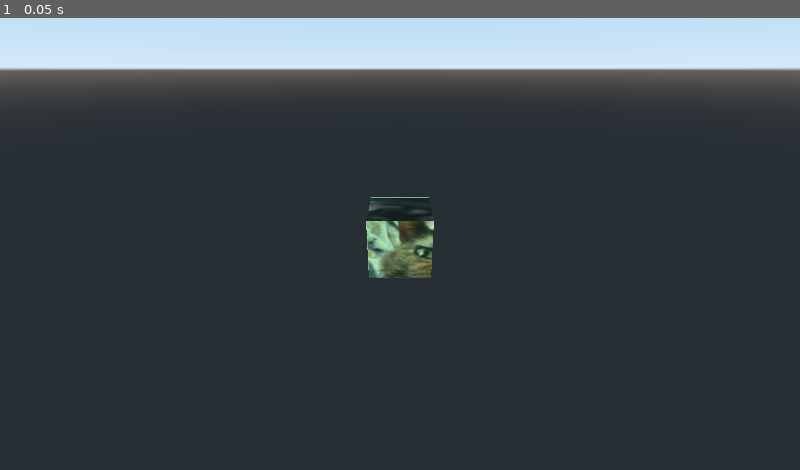
Above: before the commit, frame 1.
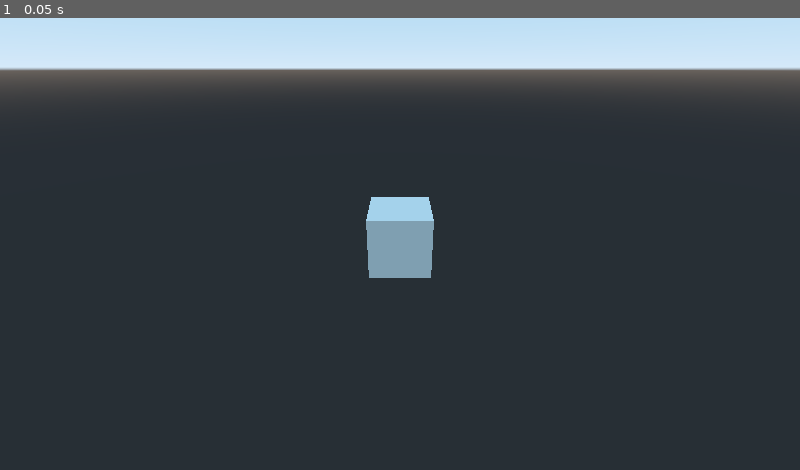
Above: after the commit, the same moment.

Repository: technicat/learngodot
Game: Godot game, scene res://scene.tscn
The game is run twice, just before and just after one commit, with the same random seed, the same clock (stepped at 60 frames per second) and the same inputs.
Inputs:
- Up to frame 1 (0.05 s): no input

The runs differ from the first frame. In frame 1, 1.4% of the frame differs, in the area x 45-55%, y 39-58%.

Commit message:
remove lighting and texture

Diff:
--- a/chapter3/godotproject/scene.tscn
+++ b/chapter3/godotproject/scene.tscn
@@ -1,12 +1,8 @@
-[gd_scene load_steps=5 format=2]
+[gd_scene load_steps=3 format=2]
 
 [ext_resource path="res://look_at.gd" type="Script" id=1]
-[ext_resource path="res://cat.jpg" type="Texture" id=2]
 
 [sub_resource type="CubeMesh" id=1]
-
-[sub_resource type="SpatialMaterial" id=2]
-albedo_texture = ExtResource( 2 )
 
 [node name="Scene" type="Spatial"]
 
@@ -16,9 +12,4 @@
 
 [node name="MeshInstance" type="MeshInstance" parent="."]
 mesh = SubResource( 1 )
-material/0 = SubResource( 2 )
-
-[node name="OmniLight" type="OmniLight" parent="."]
-transform = Transform( 1, 0, 0, 0, 1, 0, 0, 0, 1, 0, 10, 20 )
-light_color = Color( 0.87451, 0.964706, 0.0588235, 1 )
-omni_range = 50.0
+material/0 = null
Binary file removed: chapter3/godotproject/cat.jpg
Not shown, removed: chapter3/godotproject/cat.jpg.import
